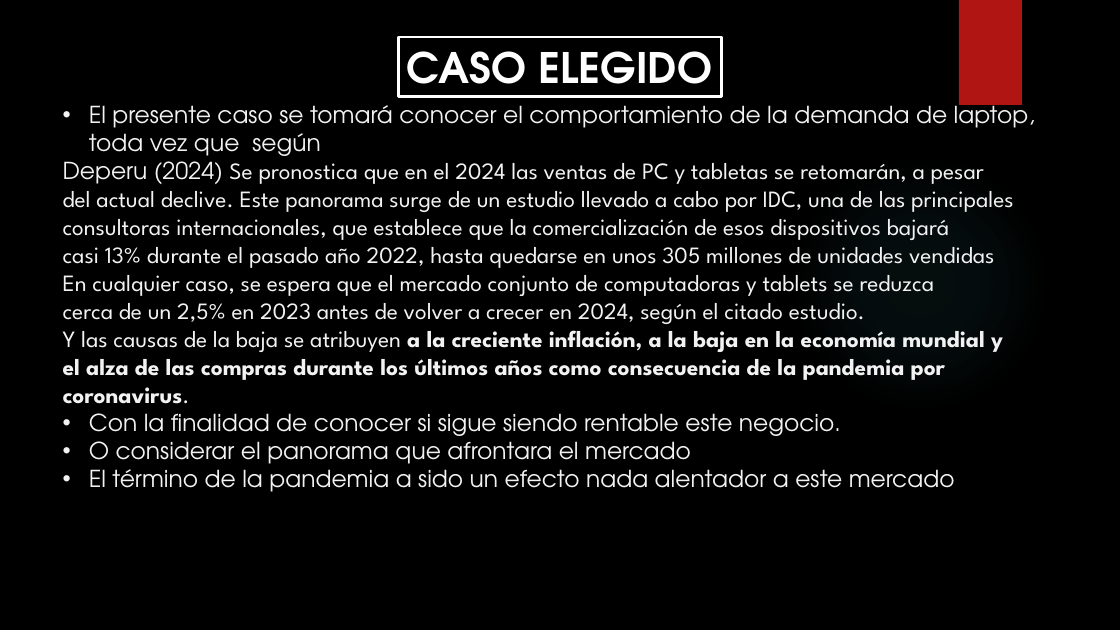
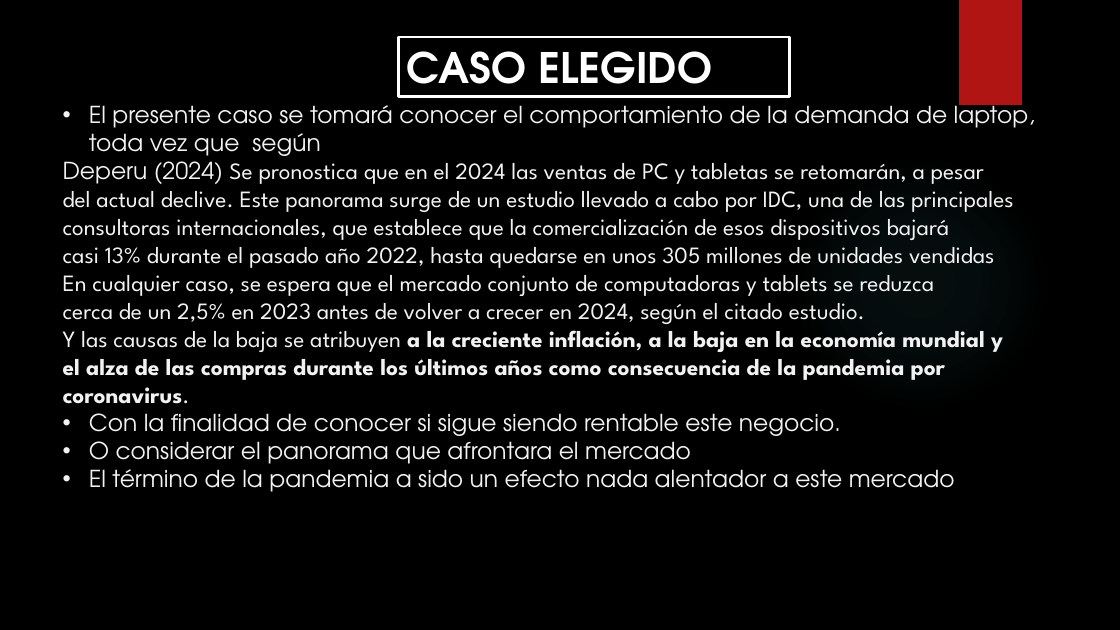
Before and after one commit to Isaac244/Proyecto_Machine_Learning, a slide deck: slide 3 of PROYECTO-MACHINE-LEARNING.pptx. Drawn at 1120x630 pixels with LibreOffice and Linux fonts; fonts in the diff are those of the drawing; background and template pictures are left out. Boxes give left, top, right and bottom in pixels: in the first picture for what was removed or moved away, otherwise in the second. Text is boxed around its words. In the diff, an @@ line names an element or a change of style, - is before the commit and + after.

```diff
--- a/PROYECTO-MACHINE-LEARNING.pptx
+++ b/PROYECTO-MACHINE-LEARNING.pptx
@@ rectangle "CASO ELEGIDO" resized from (x1=398, y1=37, x2=722, y2=97) to (x1=398, y1=37, x2=790, y2=97) @@
```
Also in this commit, not shown: 1 other slide changed, 1 other file.
